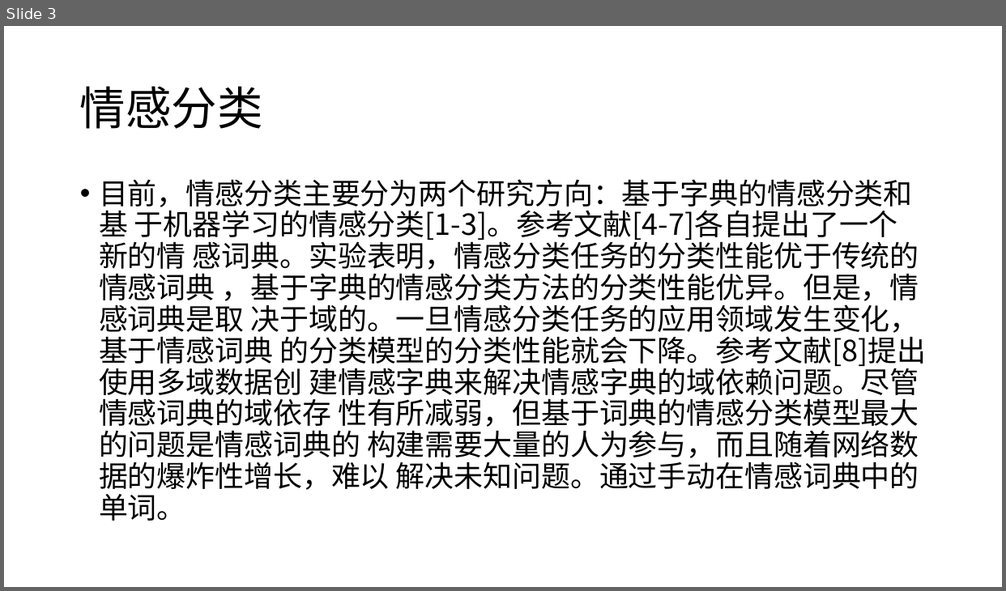
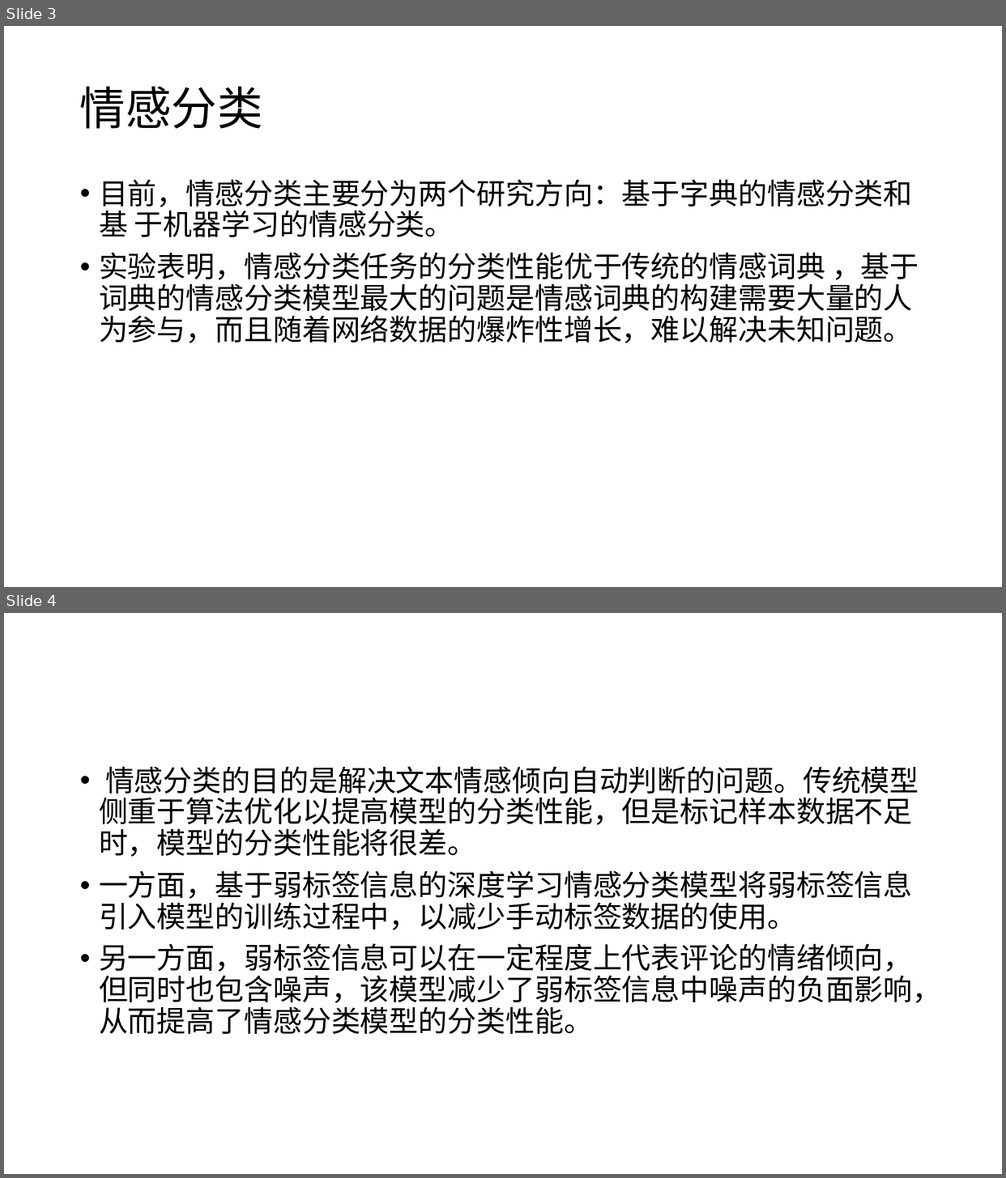
Before and after one commit to XinLin-cs/Dev_Note, a slide deck: COVID-19 Sentiment based on Weak Tagging Information/开题报告.pptx. Shown one above the other, each under a label of ours: slide 3 before the commit, slides 3 and 4 after it. The pictures are 1006x591 and 1006x1178 pixels, drawn with LibreOffice and Linux fonts; fonts in the diff are those of the drawing. Boxes give left, top, right and bottom in pixels: in the first picture for what was removed or moved away, otherwise in the second. Text is boxed around its words. In the diff, an @@ line names an element or a change of style, - is before the commit and + after.

```diff
--- a/COVID-19 Sentiment based on Weak Tagging Information/开题报告.pptx
+++ b/COVID-19 Sentiment based on Weak Tagging Information/开题报告.pptx
@@ slide 4 added at bbox=[4, 613, 1002, 1174], background #FFFFFF @@
@@ text added at bbox=[99, 766, 942, 1034], 28 pt, text #000000 @@
+• 情感分类的目的是解决文本情感倾向自动判断的问题。传统模型侧重于算法优化以提高模型的分类性能，但是标记样本数据不足时，模型的分类性能将很差。
+• 一方面，基于弱标签信息的深度学习情感分类模型将弱标签信息引入模型的训练过程中，以减少手动标签数据的使用。
+• 另一方面，弱标签信息可以在一定程度上代表评论的情绪倾向，但同时也包含噪声，该模型减少了弱标签信息中噪声的负面影响，从而提高了情感分类模型的分类性能。
@@ slide 3 changed as well @@
@@ text at bbox=[99, 179, 919, 344]: text changed @@
-• 目前，情感分类主要分为两个研究方向：基于字典的情感分类和基 于机器学习的情感分类[1‑3]。参考文献[4‑7]各自提出了一个新的情 感词典。实验表明，情感分类任务的分类性能优于传统的情感词典 ，基于字典的情感分类方法的分类性能优异。但是，情感词典是取 决于域的。一旦情感分类任务的应用领域发生变化，基于情感词典 的分类模型的分类性能就会下降。参考文献[8]提出使用多域数据创 建情感字典来解决情感字典的域依赖问题。尽管情感词典的域依存 性有所减弱，但基于词典的情感分类模型最大的问题是情感词典的 构建需要大量的人为参与，而且随着网络数据的爆炸性增长，难以 解决未知问题。通过手动在情感词典中的单词。
+• 目前，情感分类主要分为两个研究方向：基于字典的情感分类和基 于机器学习的情感分类。
+• 实验表明，情感分类任务的分类性能优于传统的情感词典 ，基于词典的情感分类模型最大的问题是情感词典的构建需要大量的人为参与，而且随着网络数据的爆炸性增长，难以解决未知问题。
```
Also in this commit, not shown: 11 other slides changed, 9 other slides added, 3 slides removed.
